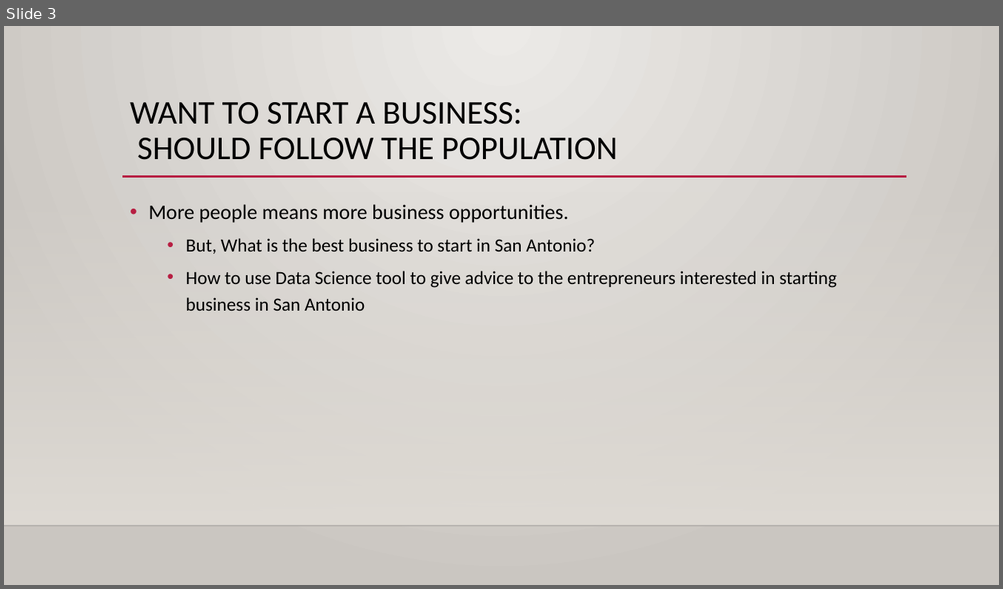
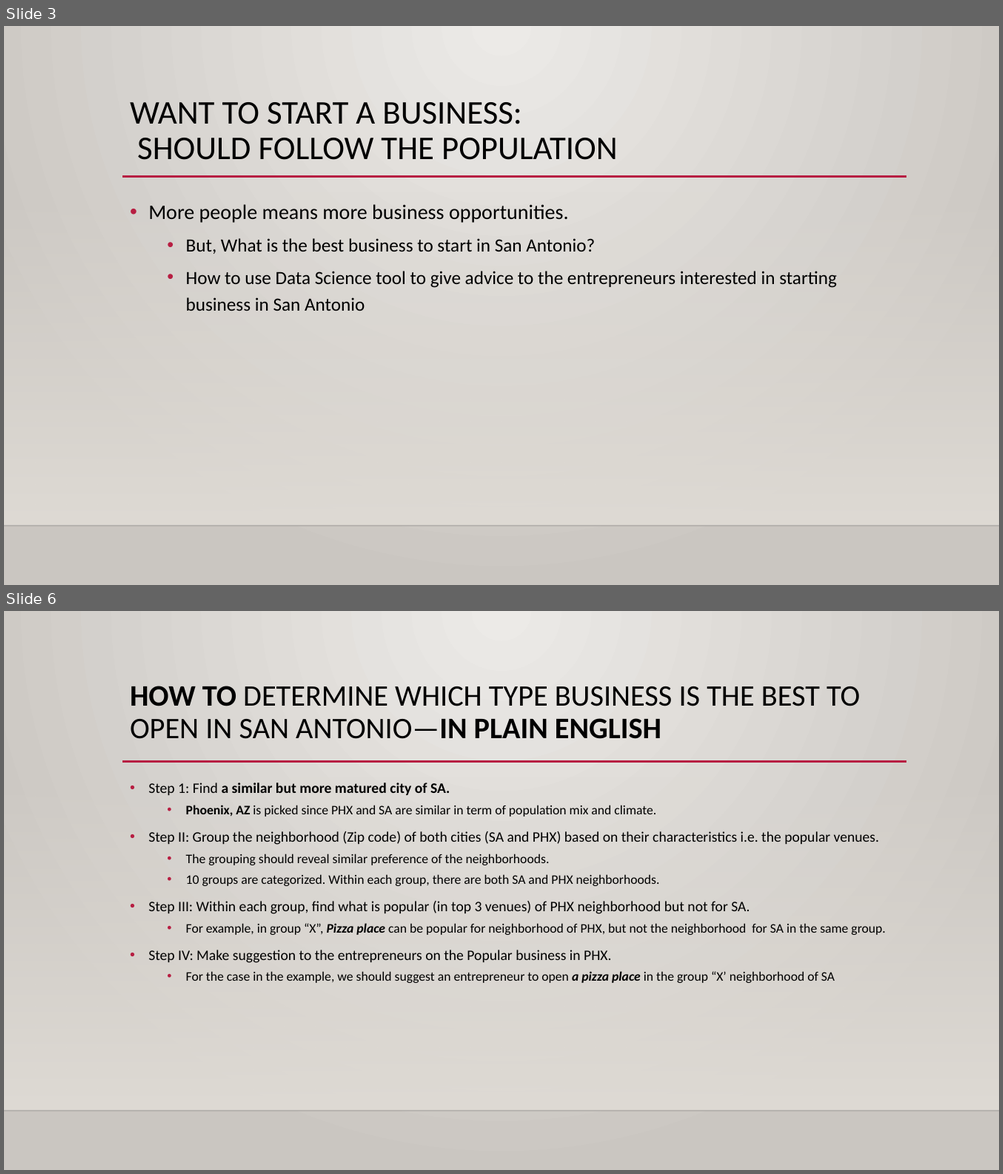
Before and after one commit to cinderjohn/IBMCapStone, a slide deck: The Final Report.pptx. Shown one above the other, each under a label of ours: slide 3 before the commit, slides 3 and 6 after it; the slides between them are not shown. The pictures are 1003x589 and 1003x1174 pixels, drawn with LibreOffice and Linux fonts; fonts in the diff are those of the drawing; background and template pictures are left out. Boxes give left, top, right and bottom in pixels: in the first picture for what was removed or moved away, otherwise in the second. Text is boxed around its words. In the diff, an @@ line names an element or a change of style, - is before the commit and + after.

```diff
--- a/The Final Report.pptx
+++ b/The Final Report.pptx
@@ slide 6 added at box(4, 611, 999, 1170), background gradient #ECEAE7 to #CAC7C1; not listed: 3 template elements that a slide beside it also shows @@
@@ title added at box(130, 686, 859, 739), 28.8 pt, text #000000 @@
+HOW TO DETERMINE WHICH TYPE BUSINESS IS THE BEST TO OPEN IN SAN ANTONIO—IN PLAIN ENGLISH
@@ text added at box(148, 783, 885, 983), 12.6 pt, text #000000 @@
+• Step 1: Find a similar but more matured city of SA.
+  • Phoenix, AZ is picked since PHX and SA are similar in term of population mix and climate.
+• Step II: Group the neighborhood (Zip code) of both cities (SA and PHX) based on their characteristics i.e. the popular venues.
+  • The grouping should reveal similar preference of the neighborhoods.
+  • 10 groups are categorized. Within each group, there are both SA and PHX neighborhoods.
+• Step III: Within each group, find what is popular (in top 3 venues) of PHX neighborhood but not for SA.
+  • For example, in group “X”, Pizza place can be popular for neighborhood of PHX, but not the neighborhood for SA in the same group.
+• Step IV: Make suggestion to the entrepreneurs on the Popular business in PHX.
+  • For the case in the example, we should suggest an entrepreneur to open a pizza place in the group “X’ neighborhood of SA
```
Also in this commit, not shown: 4 slides changed, 2 other slides added, 2 other files.
